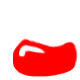
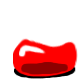
Comparing the layer stacks of the two 80x80 images. Changes:
painted on "新規レイヤー" over [14, 62, 76, 79]
